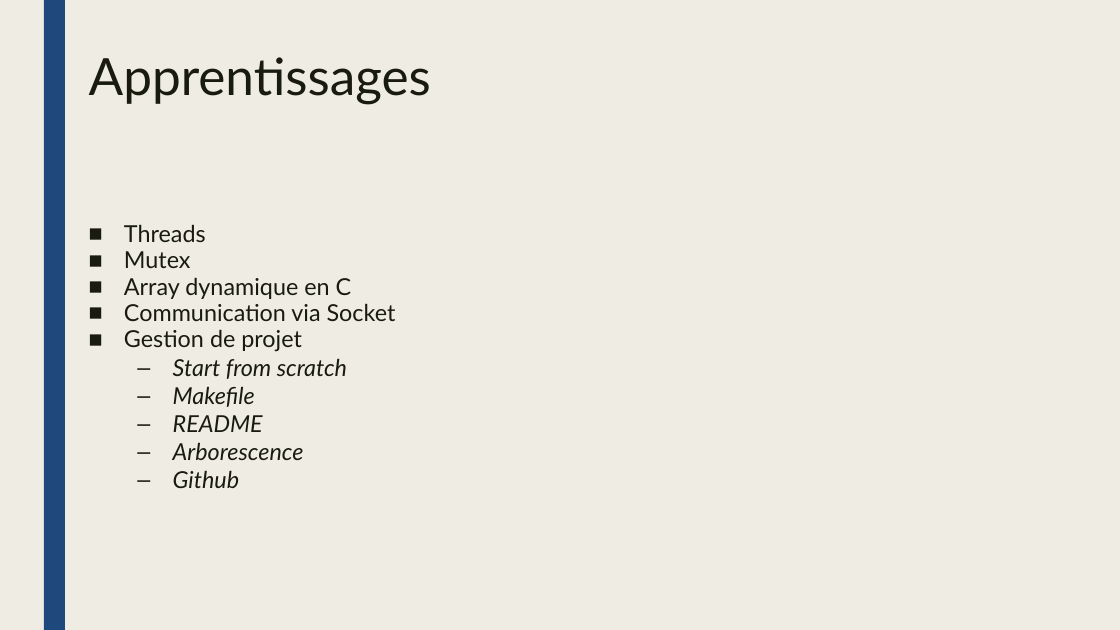
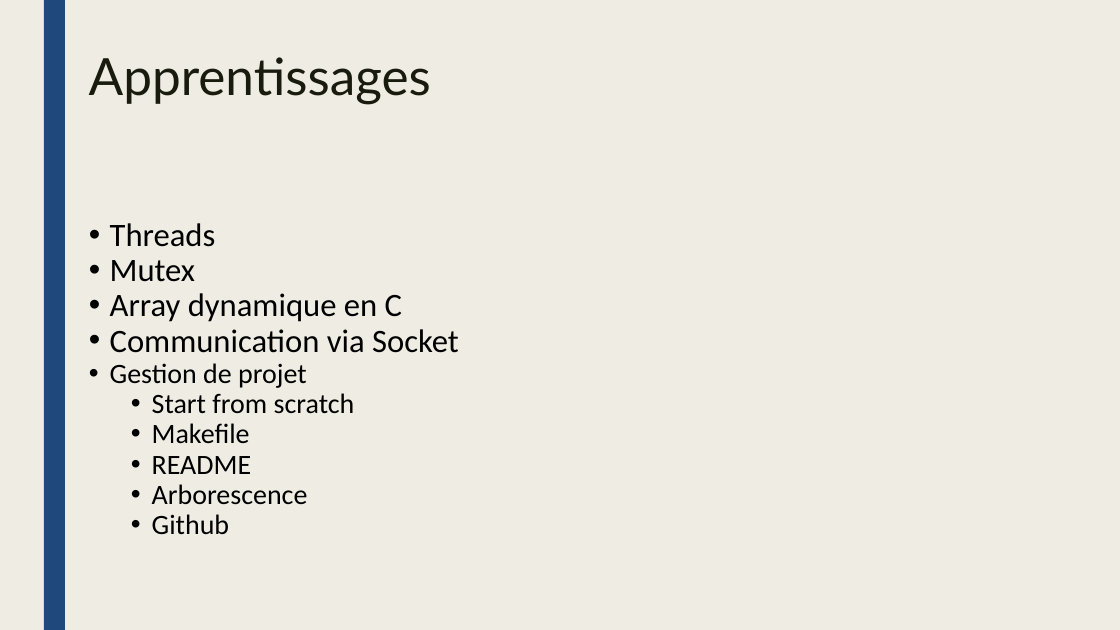
Before and after one commit to inefix/Key-Value-Store, a slide deck: slide 11 of presentation/KVS_presentation.pptx (slide 12 before the commit). Drawn at 1120x630 pixels with LibreOffice and Linux fonts; fonts in the diff are those of the drawing. Boxes give left, top, right and bottom in pixels: in the first picture for what was removed or moved away, otherwise in the second. Text is boxed around its words. In the diff, an @@ line names an element or a change of style, - is before the commit and + after.

```diff
--- a/presentation/KVS_presentation.pptx
+++ b/presentation/KVS_presentation.pptx
@@ text "Threads": place and size @@
-text "Threads" at box(124, 224, 396, 488)
+text "Threads" at box(110, 223, 459, 535)
@@ text "Threads" at box(110, 223, 459, 535): size 20 to 28 pt in "Threads", "Mutex", "Array dynamique en C", "Communication via Socket"; font Lato to Calibri, text colour #191B0E to #000000; size 20 to 24 pt in "Gestion de projet", "Start from scratch", "Makefile", "README" and 2 more places; italic off in "Start from scratch", "Makefile", "README", "Arborescence" and 1 more places; bullet ■ to •; line spacing 0.94 to 0.9; bullet colour #191B0E to #000000; bullet – to •; line spacing 1 to 0.9 @@
```
Also in this commit, not shown: 3 other slides changed, 1 slide removed.
